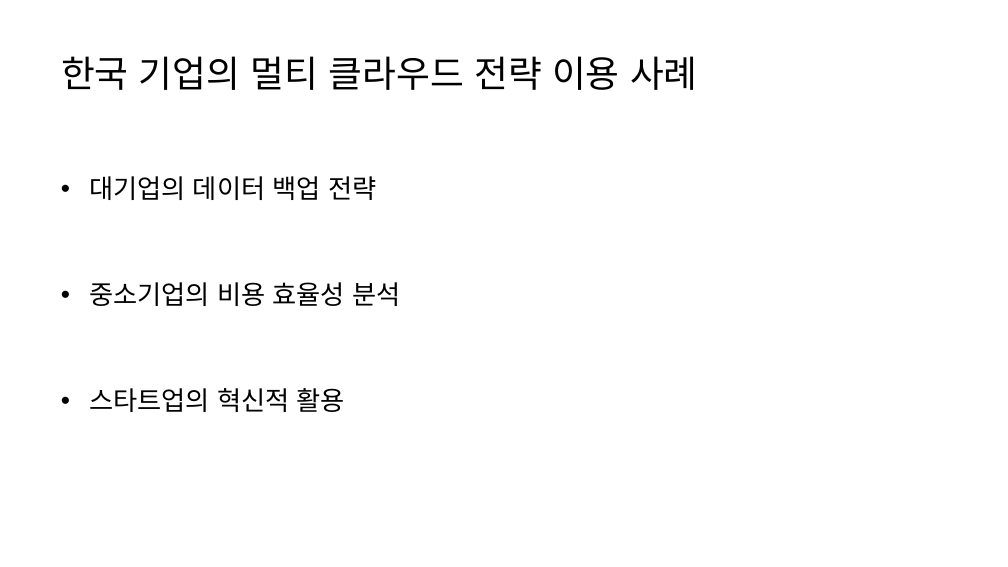
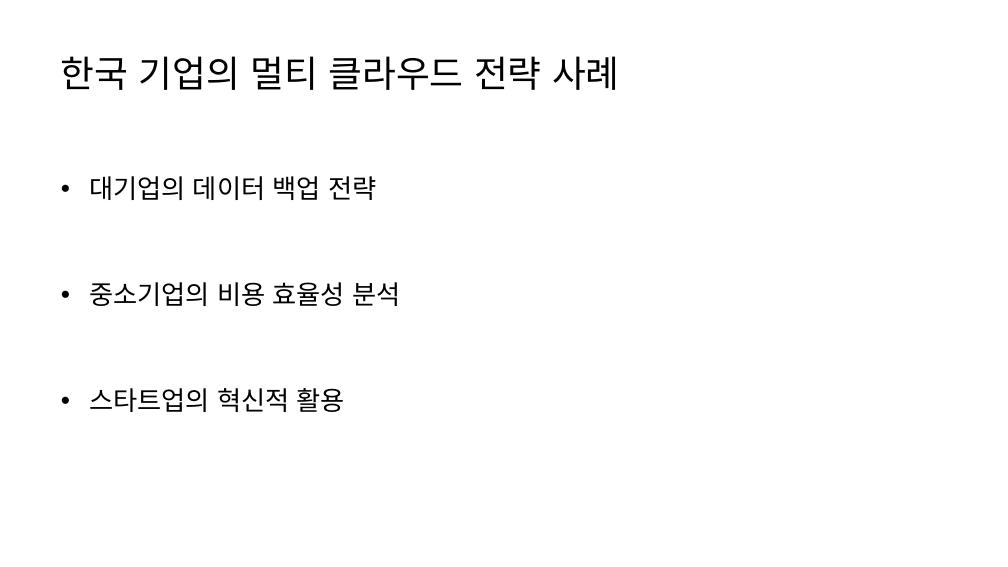
Before and after one commit to gangtaeg/cloud, a slide deck: slide 15 of 클라우드 네트워킹.pptx. Drawn at 1008x567 pixels with LibreOffice and Linux fonts; fonts in the diff are those of the drawing. Boxes give left, top, right and bottom in pixels: in the first picture for what was removed or moved away, otherwise in the second. Text is boxed around its words. In the diff, an @@ line names an element or a change of style, - is before the commit and + after.

```diff
--- a/클라우드 네트워킹.pptx
+++ b/클라우드 네트워킹.pptx
@@ text at (x1=61, y1=56, x2=620, y2=90): text changed @@
-한국 기업의 멀티 클라우드 전략 이용 사례
+한국 기업의 멀티 클라우드 전략 사례
```
Also in this commit, not shown: 5 other slides changed, 2 slides removed, 19 other files.
